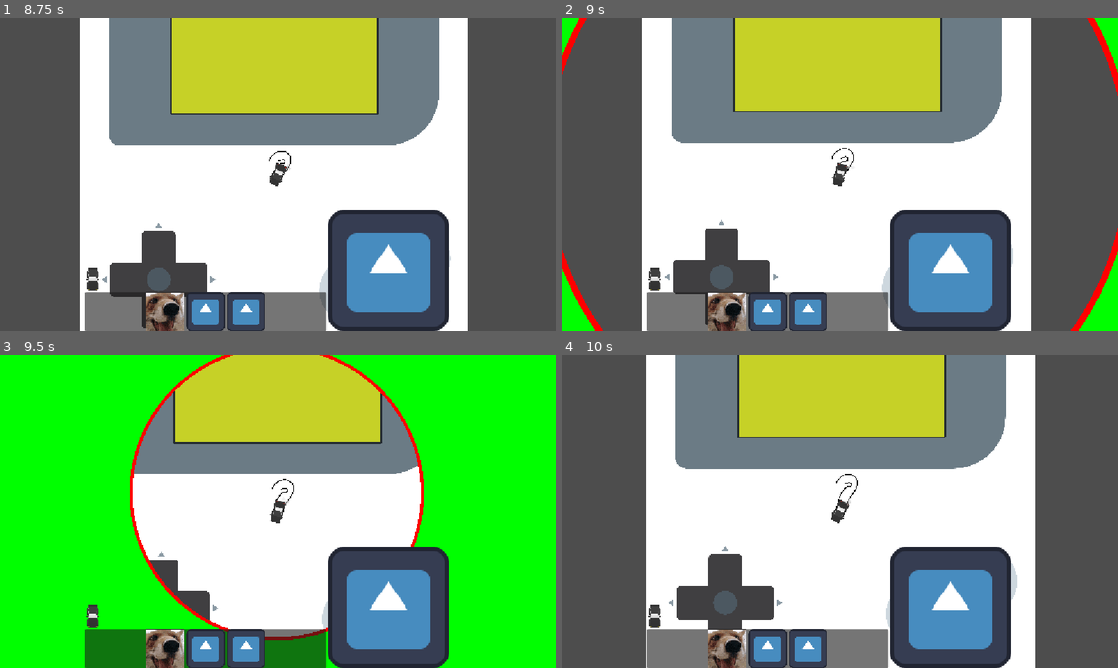
Above: before the commit, frames 1-4 (two rows, left to right).
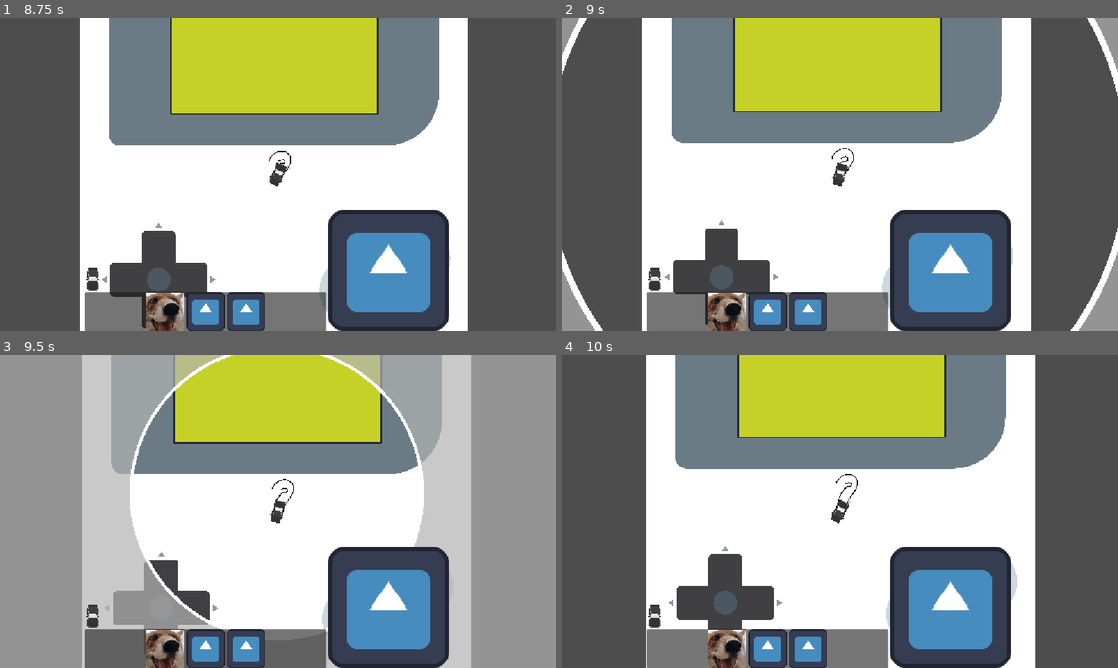
Above: after the commit, the same moments.

Repository: DBorgKiwami/game-jam-2
Game: Godot game, scene res://levels/testlevel.tscn
The game is run twice, just before and just after one commit, with the same random seed, the same clock (stepped at 60 frames per second) and the same inputs. The engine's default icon, where the game draws it, is replaced by a stand-in: a white triangle on a blue panel in a dark square.
Inputs (mouse positions are in pixels of both pictures, inside the frame that each line leads up to):
- Up to frame 1 (8.75 s): click (166, 312) at 0.5 s; click (205, 312) at 1.25 s; click (244, 312) at 2 s; click "Press me 10 times to win" at 2.75 s; click (94, 277) at 3.5 s; tap Enter at 4.25 s; move the mouse to (400, 158) at 4.27 s; hold Right (turn_right) 4.28-5.03 s; hold Up (gas_pedal) 4.28-5.03 s; move the mouse to (166, 190) at 5.02 s; hold Space (brakes) 5.03-5.78 s; click (166, 190) at 5.1 s; move the mouse to (333, 105) at 5.77 s; hold Up (gas_pedal) 5.78-6.53 s; hold Right (turn_right) 5.78-7.28 s; move the mouse to (250, 237) at 6.52 s; click (250, 237) at 6.6 s; move the mouse to (444, 221) at 7.27 s; hold Up (gas_pedal) 7.28-8.03 s; hold Left (turn_left) from 7.28 s (still down); move the mouse to (111, 127) at 8.02 s; click (111, 127) at 8.1 s
- Up to frame 2 (9 s): move the mouse to (867, 174) at 8.77 s; release Left (turn_left) at 8.78 s; hold Space (brakes) from 8.78 s (still down); hold Up (gas_pedal) from 8.78 s (still down)
- Up to frame 3 (9.5 s): keep holding Space (brakes); keep holding Up (gas_pedal)
- Up to frame 4 (10 s): move the mouse to (756, 433) at 9.52 s; release Space (brakes) at 9.53 s; release Up (gas_pedal) at 9.53 s; hold Right (turn_right) from 9.53 s (still down); click (756, 433) at 9.6 s

Frame 1 is identical in both runs. In frame 2, 3.0% of the frame differs, in the area x 0-100%, y 0-100%; in frame 3, 54%; in frame 4, nothing differs.

Commit message:
Split into two shaders for storm wall and storm itself

Diff:
--- a/storm/storm.gdshader
+++ b/storm/storm.gdshader
@@ -13,8 +13,12 @@
 
 	float mask = step(circle_size, dist);
 	float borderMask = step(border_size, dist);
+	float stormBorderWall = mask-borderMask;
 	float act = mask - borderMask;
-	COLOR.rgb = vec3(mask-borderMask, borderMask, 0.0);
-	COLOR.a = mask;
+	//COLOR.rgba = vec4(1.0) * borderMask;
+	COLOR.rgba = vec4(1.0) * stormBorderWall;
+	//COLOR.rgb = vec3(0.0, 0.2, 1.0) * borderMask;
+	//COLOR.rgb = vec3(stormBorderWall, borderMask, 0.0);
+	//COLOR.a = mask;
 	//COLOR.a = (1.0 - mask);
 }
--- a/storm/storm.tscn
+++ b/storm/storm.tscn
@@ -3,11 +3,19 @@
 [ext_resource type="Script" uid="uid://clu7pfraftlek" path="res://storm/storm.gd" id="1_77wy8"]
 [ext_resource type="Shader" uid="uid://c5m4raj5idvg0" path="res://storm/storm.gdshader" id="2_uhs3t"]
 [ext_resource type="Texture2D" uid="uid://wu8ay8iah7mp" path="res://particles/square.png" id="3_uhs3t"]
+[ext_resource type="Shader" uid="uid://bv7d7yb1x81k5" path="res://storm/stormouter.gdshader" id="4_4s1ki"]
 
 [sub_resource type="CircleShape2D" id="CircleShape2D_x1v4d"]
 
 [sub_resource type="ShaderMaterial" id="ShaderMaterial_2jc1j"]
 shader = ExtResource("2_uhs3t")
+shader_parameter/circle_size = 0.0450000021375
+shader_parameter/border_size = 0.046000002185
+shader_parameter/ratio_width = 1.0
+shader_parameter/ratio_height = 1.0
+
+[sub_resource type="ShaderMaterial" id="ShaderMaterial_uhs3t"]
+shader = ExtResource("4_4s1ki")
 shader_parameter/circle_size = 0.0450000021375
 shader_parameter/border_size = 0.046000002185
 shader_parameter/ratio_width = 1.0
@@ -23,11 +31,17 @@
 shape = SubResource("CircleShape2D_x1v4d")
 debug_color = Color(0.9962091, 0, 0.1996977, 0.41960785)
 
-[node name="Sprite2D" type="Sprite2D" parent="." unique_id=663391082]
+[node name="Storm Border" type="Sprite2D" parent="." unique_id=663391082]
 texture_filter = 2
 material = SubResource("ShaderMaterial_2jc1j")
 scale = Vector2(0.432, 0.432)
 texture = ExtResource("3_uhs3t")
 
+[node name="Storm Effect" type="Sprite2D" parent="." unique_id=2094402353]
+texture_filter = 2
+material = SubResource("ShaderMaterial_uhs3t")
+scale = Vector2(0.432, 0.432)
+texture = ExtResource("3_uhs3t")
+
 [connection signal="body_entered" from="." to="." method="_on_body_entered"]
 [connection signal="body_exited" from="." to="." method="_on_body_exited"]
--- /dev/null
+++ b/storm/stormouter.gdshader
@@ -0,0 +1,24 @@
+shader_type canvas_item;
+
+uniform float circle_size : hint_range(0.0, 1.0) = 0.4;
+uniform float border_size : hint_range(0.0, 1.0) = 0.1;
+uniform float ratio_width = 1.0;
+uniform float ratio_height = 1.0;
+
+
+void fragment() {
+	float ratio = ratio_width / ratio_height;
+	float dist = distance(vec2(0.5, 0.5), vec2(mix(0.5, UV.x, ratio), UV.y));
+	vec4 orig_color = texture(TEXTURE, UV);
+
+	float mask = step(circle_size, dist);
+	float borderMask = step(border_size, dist);
+	float stormBorderWall = mask-borderMask;
+	float act = mask - borderMask;
+	COLOR.rgba = vec4(0.7) * borderMask;
+	//COLOR.rgba = vec4(1.0) * stormBorderWall;
+	//COLOR.rgb = vec3(0.0, 0.2, 1.0) * borderMask;
+	//COLOR.rgb = vec3(stormBorderWall, borderMask, 0.0);
+	//COLOR.a = mask;
+	//COLOR.a = (1.0 - mask);
+}
Not shown, added: storm/stormouter.gdshader.uid
